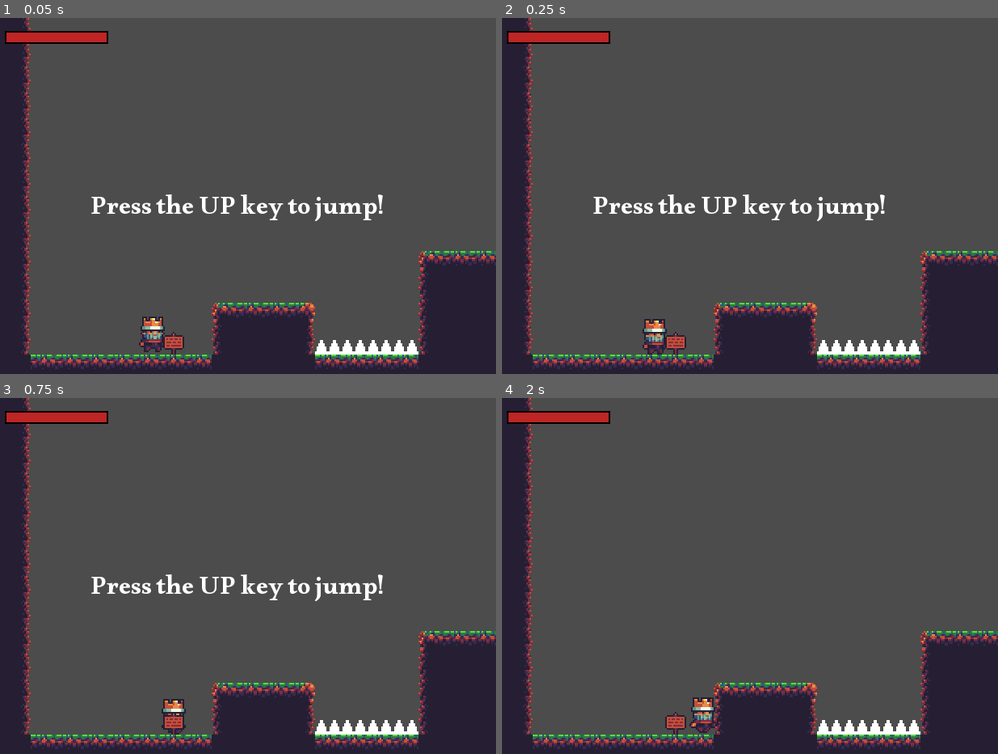
Above: before the commit, frames 1-4 (two rows, left to right).
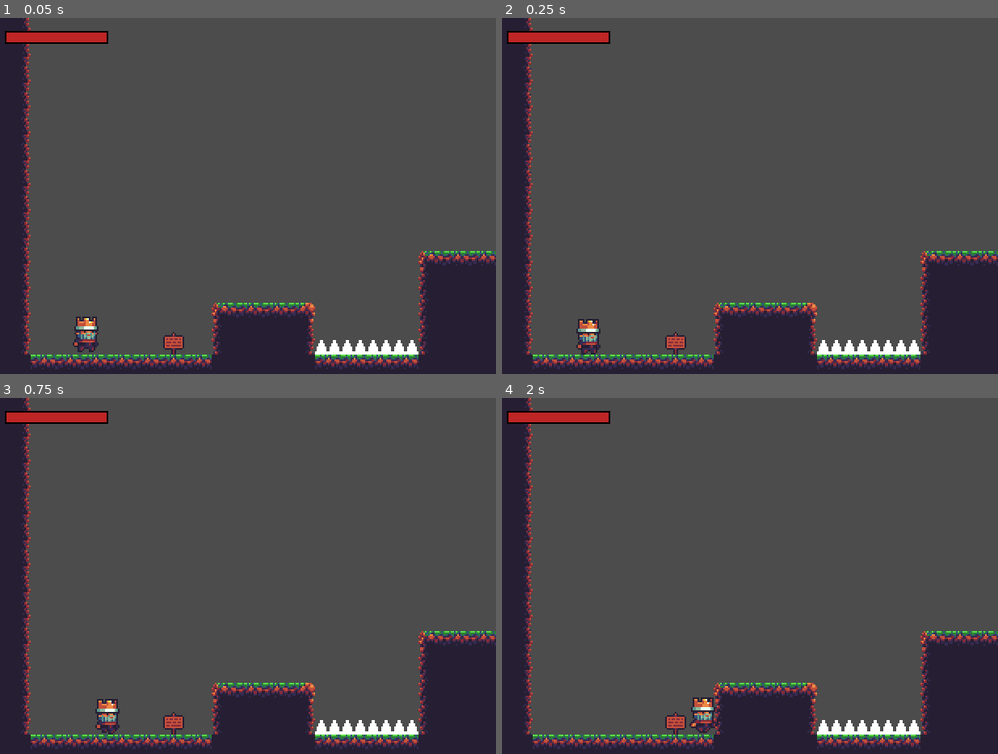
Above: after the commit, the same moments.

Repository: D-Waack/Godot_Sidescroller_Movement
Game: Godot game, scene res://Managing/Game.tscn
The game is run twice, just before and just after one commit, with the same random seed, the same clock (stepped at 60 frames per second) and the same inputs.
Inputs:
- Up to frame 1 (0.05 s): no input
- Up to frame 2 (0.25 s): no input
- Up to frame 3 (0.75 s): tap Enter (ui_accept) at 0.5 s; hold Right (ui_right) from 0.53 s (still down)
- Up to frame 4 (2 s): keep holding Right (ui_right); tap Enter (ui_accept) at 0.77, 1.52 s

The runs differ from the first frame. In frame 1, 2.0% of the frame differs, in the area x 14-78%, y 49-94%; in frame 2, 2.0%; in frame 3, 1.8%; in frame 4, nothing differs.

Commit message:
Add hint display function

Diff:
--- a/Managing/Game.tscn
+++ b/Managing/Game.tscn
@@ -295,7 +295,7 @@
 tile_data = PoolIntArray( 0, 8, 0, 1, 3, 0, 65536, 8, 0, 65537, 3, 0, 131072, 8, 0, 131073, 3, 0, 196608, 8, 0, 196609, …(2697 unchanged characters)…
 
 [node name="Player" parent="." instance=ExtResource( 2 )]
-position = Vector2( 107, 207 )
+position = Vector2( 66, 207 )
 
 [node name="Camera" type="Camera2D" parent="Player"]
 current = true
